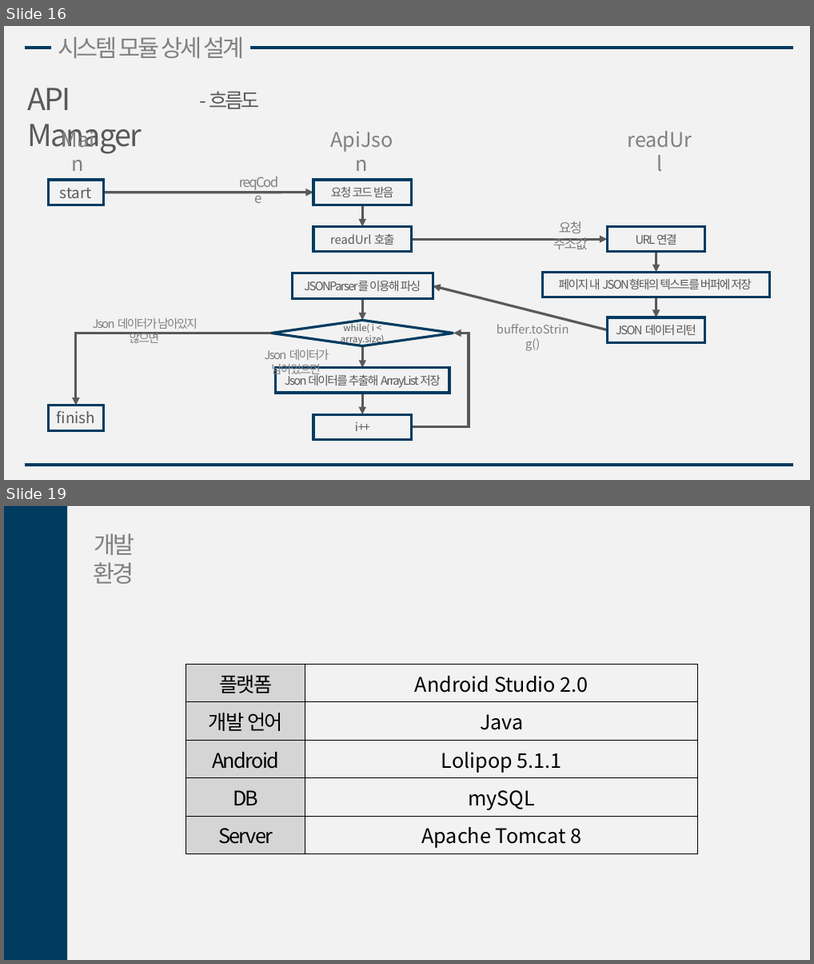
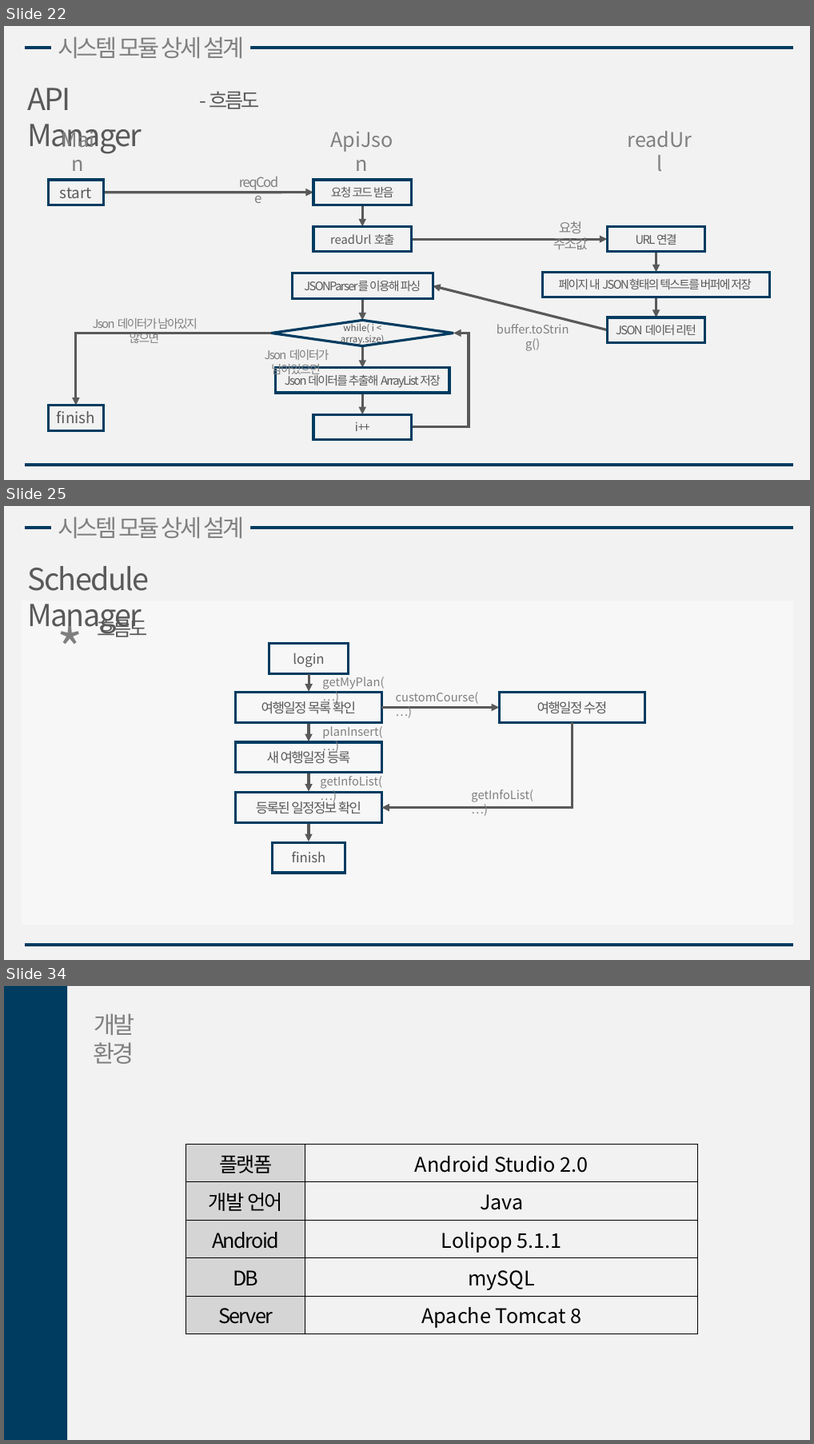
Before and after one commit to gmlrud1211/project, a slide deck: document/설계서.pptx. Shown one above the other, each under a label of ours: slides 16 and 19 before the commit, slides 22, 25 and 34 after it; the slides between them are not shown. The pictures are 814x964 and 814x1444 pixels, drawn with LibreOffice and Linux fonts; fonts in the diff are those of the drawing. Boxes give left, top, right and bottom in pixels: in the first picture for what was removed or moved away, otherwise in the second. Text is boxed around its words. In the diff, an @@ line names an element or a change of style, - is before the commit and + after.

Commit message:
2차 설계서

```diff
--- a/document/설계서.pptx
+++ b/document/설계서.pptx
@@ slide 25 added at [4,506,810,960], background #F2F2F2 @@
@@ line added from (25, 527) to (794, 527), #003B60 4 pt @@
@@ text added at [58,517,244,538], 28 pt, text #808080 @@
+시스템 모듈 상세 설계
@@ text added at [27,566,150,635], 36 pt, text #595959 @@
+Schedule Manager
@@ rectangle added at [22,601,794,924], fill #FFFFFF at 41% opacity @@
@@ text added at [52,612,107,677], 66 pt, text #7F7F7F @@
+*
@@ text added at [98,615,148,637], 24 pt, text #595959 @@
+흐름도
@@ text added at [322,676,384,689], 14 pt, text #808080 @@
+getMyPlan(…)
@@ text added at [396,692,479,704], 14 pt, text #808080 @@
+customCourse(…)
@@ rectangle added at [499,692,646,723], outline #003B60 3 pt, 16 pt, text #595959 @@
+여행일정 수정
@@ arrow added from (382, 708) to (499, 708), #595959 3 pt @@
@@ text added at [322,726,382,739], 14 pt, text #808080 @@
+planInsert(…)
@@ elbow arrow added from (573, 723) to (382, 808), #595959 3 pt @@
@@ text added at [320,776,382,788], 14 pt, text #808080 @@
+getInfoList(…)
@@ text added at [471,789,534,802], 14 pt, text #808080 @@
+getInfoList(…)
@@ group added at [236,644,382,872]: 5 rectangles, 4 arrows @@
+login
+finish
+여행일정 목록 확인
+새 여행일정 등록
+등록된 일정정보 확인
@@ line added from (25, 944) to (794, 944), #003B60 4 pt @@
@@ what was slide 16 is now slide 22 @@
@@ what was slide 19 is now slide 34 @@
```
Also in this commit, not shown: 4 slides changed, 14 other slides added.
